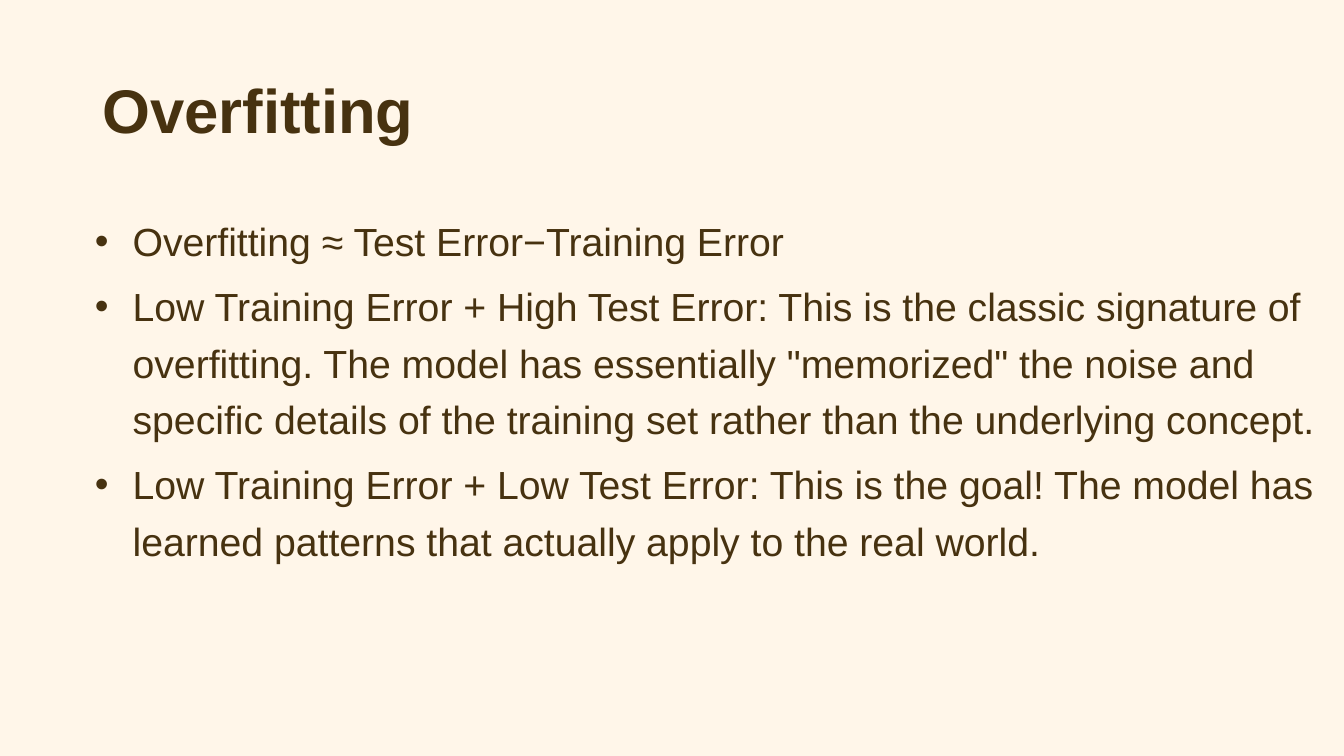
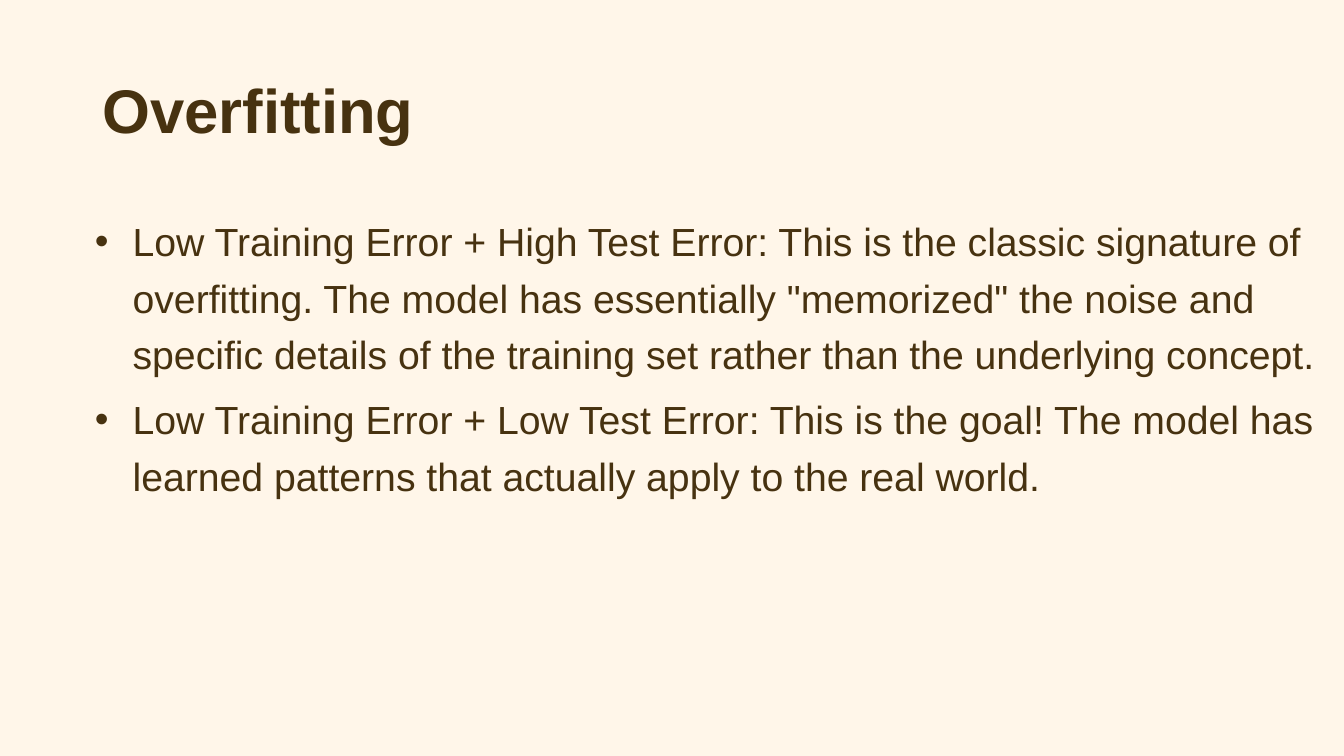
Before and after one commit to OEKundakcioglu/OEKundakcioglu.github.io, a slide deck: slide 46 of public/Week2/Week2.pptx (slide 43 before the commit). Drawn at 1344x756 pixels with LibreOffice and Linux fonts; fonts in the diff are those of the drawing. Boxes give left, top, right and bottom in pixels: in the first picture for what was removed or moved away, otherwise in the second. Text is boxed around its words. In the diff, an @@ line names an element or a change of style, - is before the commit and + after.

Commit message:
sda

```diff
--- a/public/Week2/Week2.pptx
+++ b/public/Week2/Week2.pptx
@@ text at bbox=[133, 227, 784, 264]: paragraph removed @@
-• Overfitting ≈ Test Error−Training Error
```
Also in this commit, not shown: 4 slides added.
